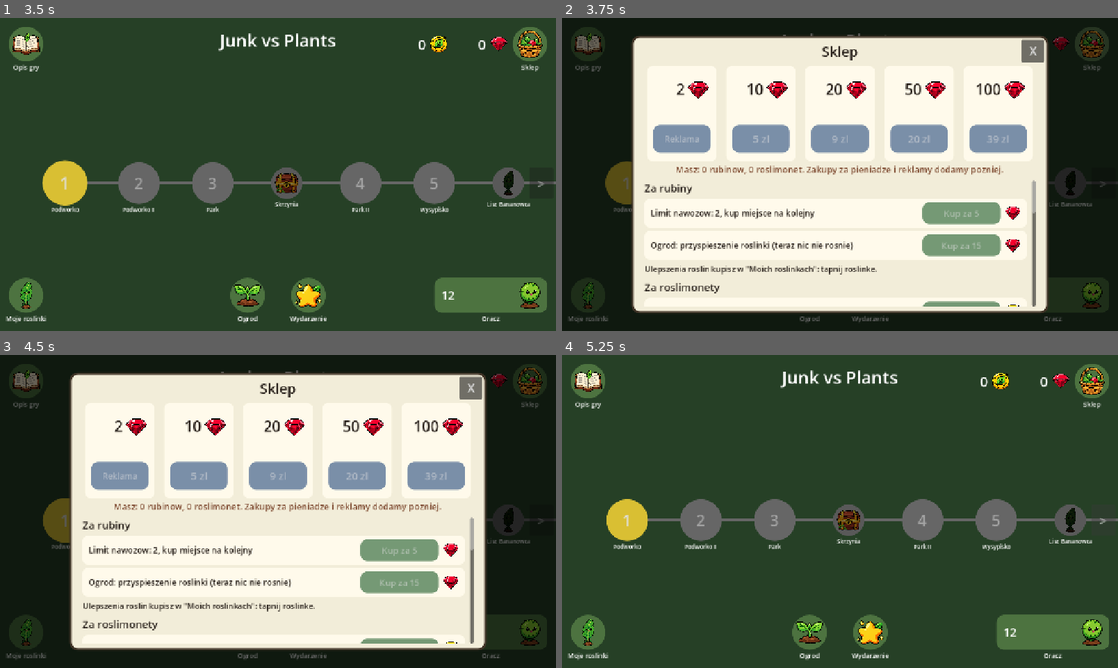
Above: before the commit, frames 1-4 (two rows, left to right).
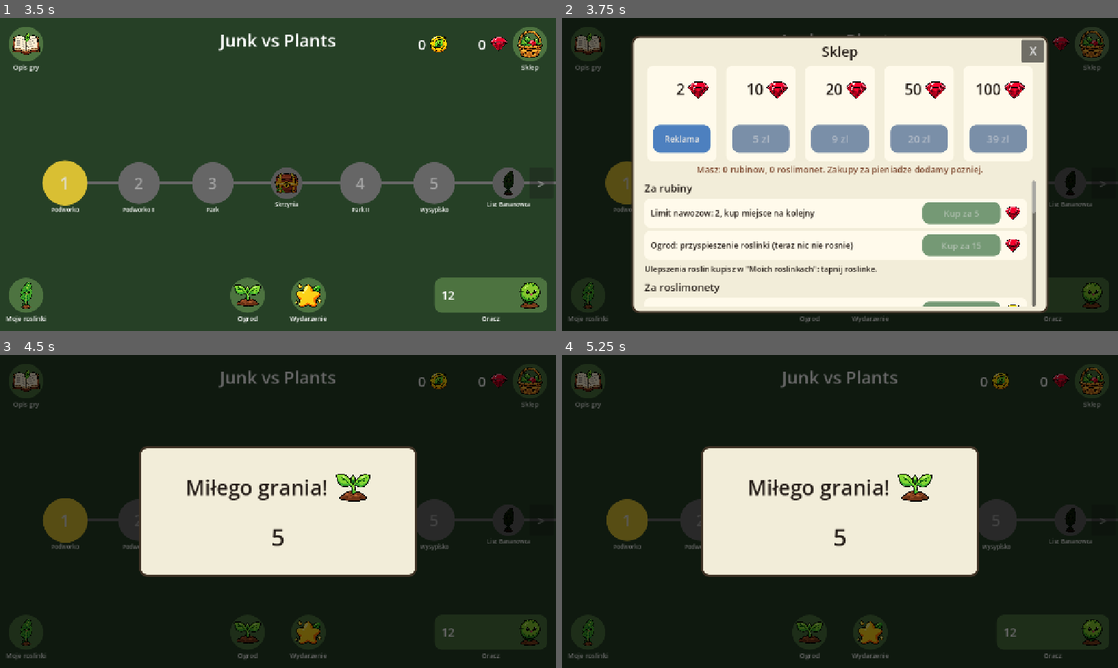
Above: after the commit, the same moments.

Repository: JeanPaulSzefler/education-games
Game: Godot game, scene res://scenes/ProfileSelect.tscn
Same seed, same stepped clock (60 frames per second), same inputs: the game is played once before the commit and once after it.
Inputs (mouse positions are in pixels of both pictures, inside the frame that each line leads up to):
- Up to frame 1 (3.5 s): click (278, 133) at 0.52 s; type "12" at 0.6 s; click (205, 187) at 1.27 s; click (255, 187) at 2.02 s; click "Utworz konto" at 2.75 s
- Up to frame 2 (3.75 s): click (1090, 43) at 3.5 s
- Up to frame 3 (4.5 s): click (122, 477) at 4.25 s, where only the run after the commit has a clickable "Reklama"
- Up to frame 4 (5.25 s): click ">" at 5 s

Frame 1 is identical in both runs. In frame 2, 1.7% of the frame differs, in the area x 16-80%, y 34-50%; in frame 3, 51%; in frame 4, 99%, in the area x 0-100%, y 0-100%.

Commit message:
Show a greeting for ad offers and fix the issues from the ChatGPT review
- Every ad option now shows a greeting with a sapling icon and a 5 second
  countdown. The shop ad offer gives 2 rubies once a day, and icon unlock
  steps use the same screen.
- R1: extra enemies and junk piles stay in the allowed rows in the narrow event.
- R2: a retry no longer keeps the paid fourth plant. The fourth plant can be any
  plant, so a new player does not pay for help they cannot use.
- R3: an expired event no longer starts; the screen moves on to the current one.
- R4: the host now enforces recharge on plants placed by the guest.

Co-Authored-By: Claude Opus 5.5 <noreply@anthropic.com>

Diff:
--- a/junk-vs-plants/scripts/events.gd
+++ b/junk-vs-plants/scripts/events.gd
@@ -175,7 +175,9 @@
 
 # Sadzenie z tasmy od razu idzie na plansze, a standardowe przez wybor talii.
 func _start_stage(event: Dictionary, stage: int, with_help: bool) -> void:
+	# Wydarzenie moglo sie skonczyc przy otwartym ekranie: pokaz aktualne.
 	if not GameState.start_event_game(stage, with_help):
+		get_tree().reload_current_scene()
 		return
 	var scene := "res://scenes/Main.tscn" if event["planting"] == "belt" else "res://scenes/PlantSelect.tscn"
 	get_tree().change_scene_to_file(scene)
--- a/junk-vs-plants/scripts/game_state.gd
+++ b/junk-vs-plants/scripts/game_state.gd
@@ -29,6 +29,9 @@
 const FERTILIZER_START_LIMIT := 2
 const FERTILIZER_LIMIT_PRICES := [5, 6, 7, 8]
 
+# Oferta "za reklame" w sklepie: raz dziennie (notatki 2026-10-06).
+const AD_OFFER_RUBIES := 2
+
 # Ulepszenia roslin: kazdy z 10 poziomow to tylko +1,5% sily (razem +15%), a cena
 # rosnie od 10 do 28 rubinow. Cala sciezka daje ok. 75 rubinow, wiec ulepszenia
 # nie zastepuja planowania na planszy.
@@ -99,6 +102,8 @@
 var fertilizer_limit := FERTILIZER_START_LIMIT
 # Ulepszenia roslin: String(indeks rosliny) -> poziom.
 var plant_upgrades: Dictionary = {}
+# Dzien (Unix), w ktorym gracz ostatnio wzial rubiny z oferty "za reklame".
+var ad_offer_day := 0
 
 # Ogrod: sadzonki, pola {"state", "end" (czas Unix konca wzrostu)} i czas
 # powrotu pszczolki (0 = jeszcze nie ustalony).
@@ -178,6 +183,7 @@
 	opened_chests = []
 	fertilizer_limit = FERTILIZER_START_LIMIT
 	plant_upgrades = {}
+	ad_offer_day = 0
 	saplings = 0
 	garden_plots = []
 	for i in range(GARDEN_PLOTS):
@@ -432,9 +438,14 @@
 		return true
 	return stage == 0 or event_completed_stages.has(stage - 1)
 
-# Przygotowuje etap. Pomoc pobiera roslimonety; bez nich etap nie startuje.
+# Przygotowuje etap. Pomoc pobiera roslimonety; bez nich etap nie startuje. Nie
+# startuje tez, gdy wydarzenie wlasnie sie skonczylo (zwraca false).
 func start_event_game(stage: int, with_help := false) -> bool:
+	var event_before := current_event()
+	refresh_event()
 	var event := current_event()
+	if event.is_empty() or event["id"] != event_before.get("id"):
+		return false
 	if with_help:
 		if event_help_prepaid:
 			event_help_prepaid = false
@@ -521,6 +532,17 @@
 	return true
 
 # --- Zakupy w sklepie ---
+func is_ad_offer_ready() -> bool:
+	return ad_offer_day != _today()
+
+func claim_ad_offer() -> bool:
+	if not is_ad_offer_ready():
+		return false
+	ad_offer_day = _today()
+	rubies += AD_OFFER_RUBIES
+	save_progress()
+	return true
+
 # Pomoc na nastepny etap biezacego wydarzenia, kupiona na zapas.
 func buy_event_help() -> bool:
 	var event := current_event()
@@ -918,6 +940,7 @@
 		"opened_chests": opened_chests,
 		"fertilizer_limit": fertilizer_limit,
 		"plant_upgrades": plant_upgrades,
+		"ad_offer_day": ad_offer_day,
 		"event_help_prepaid": event_help_prepaid,
 		"event_swap_credits": event_swap_credits,
 		"shared_gift_credits": shared_gift_credits,
@@ -1035,6 +1058,7 @@
 	shared_gift_day = _loaded_int(parsed, "shared_gift_day")
 	shared_goal_paid = bool(parsed.get("shared_goal_paid", false))
 	shared_choice = str(parsed.get("shared_choice", ""))
+	ad_offer_day = _loaded_int(parsed, "ad_offer_day")
 	event_help_prepaid = bool(parsed.get("event_help_prepaid", false))
 	event_swap_credits = _loaded_int(parsed, "event_swap_credits")
 	shared_gift_credits = _loaded_int(parsed, "shared_gift_credits")
--- a/junk-vs-plants/scripts/level_select.gd
+++ b/junk-vs-plants/scripts/level_select.gd
@@ -26,7 +26,7 @@
 const CORNER_BTN_COLOR := Color(0.3, 0.45, 0.25)
 const OK_BTN_COLOR := Color(0.25, 0.6, 0.25)
 const SELECTED_ICON_BORDER := Color(0.95, 0.75, 0.1)
-const GREETING_SECONDS := 3.0
+const GREETING_SECONDS := 5.0
 const DELETE_BTN_COLOR := Color(0.75, 0.18, 0.15)
 # Ikonka "Moich roslinek" - Lisc Bananowca (indeks w PlantData.TYPES).
 const MY_PLANTS_ICON_PLANT := 2
@@ -38,7 +38,7 @@
 	"Miedzy roslinkami stoja skrzynie z rubinami i roslimonetami. " + \
 	"Pokonana roslinka po prostu znika. Nawozy pojawiaja sie same na planszy - tapnij, zeby je zebrac; ich limit zwiekszysz w sklepie."
 const SHOP_OFFERS := [
-	{"rubies": 2, "price": "Reklama"},
+	{"rubies": 2, "price": "Reklama", "ad": true},
 	{"rubies": 10, "price": "5 zl"},
 	{"rubies": 20, "price": "9 zl"},
 	{"rubies": 50, "price": "20 zl"},
@@ -873,10 +873,16 @@
 	ruby.position = Vector2(panel.size.x - 70, 541)
 	panel.add_child(ruby)
 
-# Sklep: oferty rubinow z notatek 2026-10-06. Zakupy za pieniadze i reklamy
-# wymagaja uslug Google Play (platnosci, AdMob), wiec na razie to tylko
-# podglad ofert z nieaktywnymi przyciskami. Ponizej lista wszystkiego, co mozna
-# kupic za rubiny i roslimonety.
+# Oferta "za reklame": zamiast reklamy gra pokazuje napis, a potem daje nagrode.
+func _on_ad_offer_pressed() -> void:
+	_show_greeting(func():
+		GameState.claim_ad_offer()
+		ruby_label.text = str(GameState.rubies)
+		_show_shop())
+
+# Sklep: oferty rubinow z notatek 2026-10-06. Zakupy za pieniadze wymagaja uslug
+# Google Play, wiec na razie to tylko podglad ofert z nieaktywnymi przyciskami.
+# Ponizej lista wszystkiego, co mozna kupic za rubiny i roslimonety.
 func _show_shop() -> void:
 	var panel := _open_popup(Vector2(960, 640), "Sklep")
 	var card_size := Vector2(160, 220)
@@ -904,9 +910,14 @@
 		var price_btn := _popup_button(price, Color(0.3, 0.5, 0.75), Vector2(14, card_size.y - 84), Vector2(card_size.x - 28, 64))
 		price_btn.add_theme_font_size_override("font_size", 24 if price.length() < 7 else 19)
 		price_btn.disabled = true
+		if offer.get("ad", false):
+			price_btn.disabled = not GameState.is_ad_offer_ready()
+			if price_btn.disabled:
+				price_btn.text = "Jutro"
+			price_btn.pressed.connect(_on_ad_offer_pressed)
 		card.add_child(price_btn)
 
-	var info := _popup_label("Masz: %d rubinow, %d roslimonet. Zakupy za pieniadze i reklamy dodamy pozniej." % [GameState.rubies, GameState.plant_coins], 20)
+	var info := _popup_label("Masz: %d rubinow, %d roslimonet. Zakupy za pieniadze dodamy pozniej." %[GameState.rubies, GameState.plant_coins], 20)
 	info.position = Vector2(0, 294)
 	info.size = Vector2(panel.size.x, 34)
 	info.horizontal_alignment = HORIZONTAL_ALIGNMENT_CENTER
@@ -1132,15 +1143,28 @@
 				_show_icon_unlock(plant_idx, draft_name, draft_icon)))
 	panel.add_child(step_btn)
 
-# Zamiast reklam: napis "dobrego dnia!" przez chwile na ekranie.
+# Zamiast reklam: napis z ikonka sadzonki i odliczaniem przez 5 sekund. Wszystkie
+# opcje "za reklame" uzywaja tego samego okienka.
 func _show_greeting(on_finished: Callable) -> void:
-	var panel := _open_popup(Vector2(640, 240), "", false)
-	var greeting := _popup_label("dobrego dnia!", 48)
-	greeting.size = panel.size
-	greeting.horizontal_alignment = HORIZONTAL_ALIGNMENT_CENTER
-	greeting.vertical_alignment = VERTICAL_ALIGNMENT_CENTER
-	panel.add_child(greeting)
-	popup.create_tween().tween_callback(on_finished).set_delay(GREETING_SECONDS)
+	var panel := _open_popup(Vector2(640, 300), "", false)
+	var row := HBoxContainer.new()
+	row.position = Vector2(0, 50)
+	row.size = Vector2(panel.size.x, 90)
+	row.alignment = BoxContainer.ALIGNMENT_CENTER
+	row.add_theme_constant_override("separation", 18)
+	panel.add_child(row)
+	row.add_child(_popup_label("Miłego grania!", 48))
+	row.add_child(UiIcons.sapling(80))
+
+	var countdown := _popup_label(str(int(GREETING_SECONDS)), 56)
+	countdown.position = Vector2(0, 170)
+	countdown.size = Vector2(panel.size.x, 80)
+	countdown.horizontal_alignment = HORIZONTAL_ALIGNMENT_CENTER
+	panel.add_child(countdown)
+
+	var tw := popup.create_tween()
+	tw.tween_method(func(left: float): countdown.text = str(ceili(left)), GREETING_SECONDS, 0.0, GREETING_SECONDS)
+	tw.tween_callback(on_finished)
 
 # --- Kod testowy: poprawny kod pozwala raz zmienic wydarzenie. Wyjscie z tych
 # okienek albo zmiana wydarzenia zuzywa kod, wiec nastepnym razem trzeba wpisac go znowu. ---
--- a/junk-vs-plants/scripts/main.gd
+++ b/junk-vs-plants/scripts/main.gd
@@ -292,6 +292,8 @@
 var next_entity_id := 1
 var snapshot_timer := 0.0
 var net_views := {}
+# Host pilnuje tez odnawiania roslin goscia: indeks rosliny -> pozostaly czas.
+var guest_cooldowns := {}
 
 func _ready() -> void:
 	team = NetSession.active
@@ -303,6 +305,9 @@
 		if GameState.event_help_active and event_rules.has("help"):
 			help_type = event_rules["help"]["type"]
 		GameState.event_help_active = false
+		# Powtorka etapu bez ponownego zakupu nie zachowuje kupionej czwartej rosliny.
+		if event_rules.get("forced_deck", false) and help_type == "":
+			GameState.current_loadout = GameState.event_forced_plants.duplicate()
 	if team:
 		water = TEAM_START_WATER
 	randomize()
@@ -970,6 +975,10 @@
 # --- Odnawianie roslin w pasku (jak w PvZ): cien zakrywa kafelek i kurczy
 # sie ku gorze, az roslina znow bedzie gotowa do posadzenia. ---
 func _update_cooldowns(delta: float) -> void:
+	for idx in guest_cooldowns.keys():
+		guest_cooldowns[idx] -= delta
+		if guest_cooldowns[idx] <= 0.0:
+			guest_cooldowns.erase(idx)
 	for idx in plant_cooldowns.keys():
 		plant_cooldowns[idx] -= delta
 		if plant_cooldowns[idx] <= 0.0:
@@ -1047,6 +1056,12 @@
 			_announce("%s nadchodzi!" % BOSS_TYPES[boss_idx]["name"])
 			_spawn_boss(boss_idx, ROWS / 2)
 
+# Losowy rzad wroga; w Waskim gardle tylko z dozwolonych rzedow.
+func _random_enemy_row() -> int:
+	if event_rules.has("narrow_rows"):
+		return event_rules["narrow_rows"].pick_random()
+	return randi_range(0, ROWS - 1)
+
 # Dopisuje do kolejki kopie typow wrogow z tej samej fali (ratio = ulamek jej
 # wielkosci, w losowych rzedach), rozrzucone miedzy oryginalnych wrogow.
 func _add_extra_enemies(queue: Array, ratio: float) -> void:
@@ -1054,7 +1069,7 @@
 	var extra := int(ceil(originals.size() * ratio))
 	for i in range(extra):
 		var src: Dictionary = originals[i % originals.size()]
-		var copy := {"type": src["type"], "row": randi_range(0, ROWS - 1)}
+		var copy := {"type": src["type"], "row": _random_enemy_row()}
 		queue.insert(randi_range(1, queue.size()), copy)
 
 # --- Tryb nieskonczony ---
@@ -1131,7 +1146,7 @@
 func _spawn_junk_pile() -> void:
 	var free := []
 	for c in range(JUNK_PILE_MIN_COL, COLS):
-		for r in range(ROWS):
+		for r in event_rules.get("narrow_rows", range(ROWS)):
 			var key := _cell_key(c, r)
 			if grid_occupancy[c][r] == null and not blocked_cells.has(key) and not junk_piles.has(key):
 				free.append(Vector2i(c, r))
@@ -2557,9 +2572,13 @@
 	match kind:
 		"place":
 			if _is_valid_cell(args, 1) and args[0] is int and args[0] >= 0 and args[0] < PLANT_TYPES.size():
+				if guest_cooldowns.has(args[0]):
+					NetSession.send_action_error("Ta roslina jeszcze odrasta - poczekaj chwile")
+					return
 				var guest_power := clampf(float(args[3]), 1.0, GameState.max_plant_power()) if args.size() > 3 else 1.0
 				var error := _place_plant(args[0], args[1], args[2], guest_power)
 				if error == "":
+					guest_cooldowns[args[0]] = PLANT_TYPES[args[0]]["recharge"] / guest_power
 					NetSession.send_place_confirmed(args[0])
 				else:
 					NetSession.send_action_error(error)
@@ -2986,7 +3005,12 @@
 	retry_btn.text = "Zagraj ponownie"
 	retry_btn.position = Vector2(GRID_LEFT, y)
 	retry_btn.size = Vector2(250, 40)
-	retry_btn.pressed.connect(func(): get_tree().reload_current_scene())
+	retry_btn.pressed.connect(func():
+		# Wydarzenie skonczylo sie w trakcie gry: etapu nie da sie juz powtorzyc.
+		if event_game and GameState.event_seconds_left() == 0:
+			get_tree().change_scene_to_file("res://scenes/Events.tscn")
+		else:
+			get_tree().reload_current_scene())
 	add_child(retry_btn)
 
 	var select_btn := Button.new()
--- a/junk-vs-plants/scripts/plant_select.gd
+++ b/junk-vs-plants/scripts/plant_select.gd
@@ -228,8 +228,10 @@
 		return true
 	if banned_roles.has(PlantData.TYPES[plant_idx]["role"]):
 		return false
-	if not forced_plants.is_empty() and not GameState.event_help_active:
-		return false
+	# Narzucona talia: czwarta roslina moze byc dowolna, takze nieodblokowana,
+	# zeby nowy gracz nie zaplacil za pomoc, ktorej nie ma jak uzyc.
+	if not forced_plants.is_empty():
+		return GameState.event_help_active
 	return GameState.is_plant_unlocked(plant_idx)
 
 func _on_card_pressed(plant_idx: int) -> void:
Not shown, changed: junk-vs-plants/README.md
